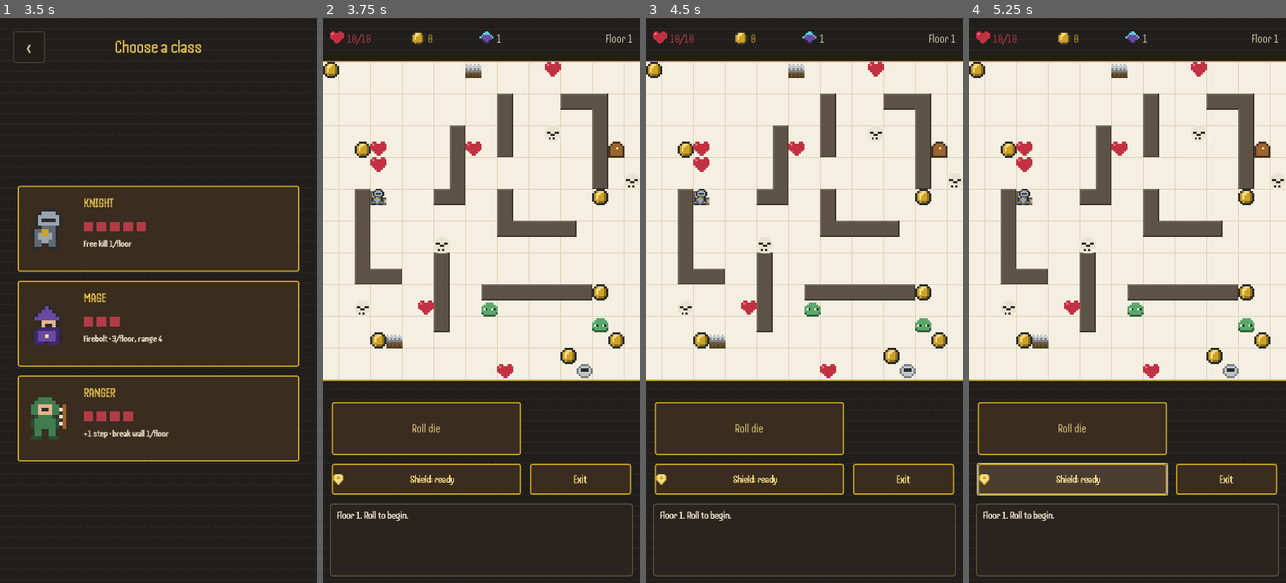
Above: before the commit, frames 1-4 (left to right).
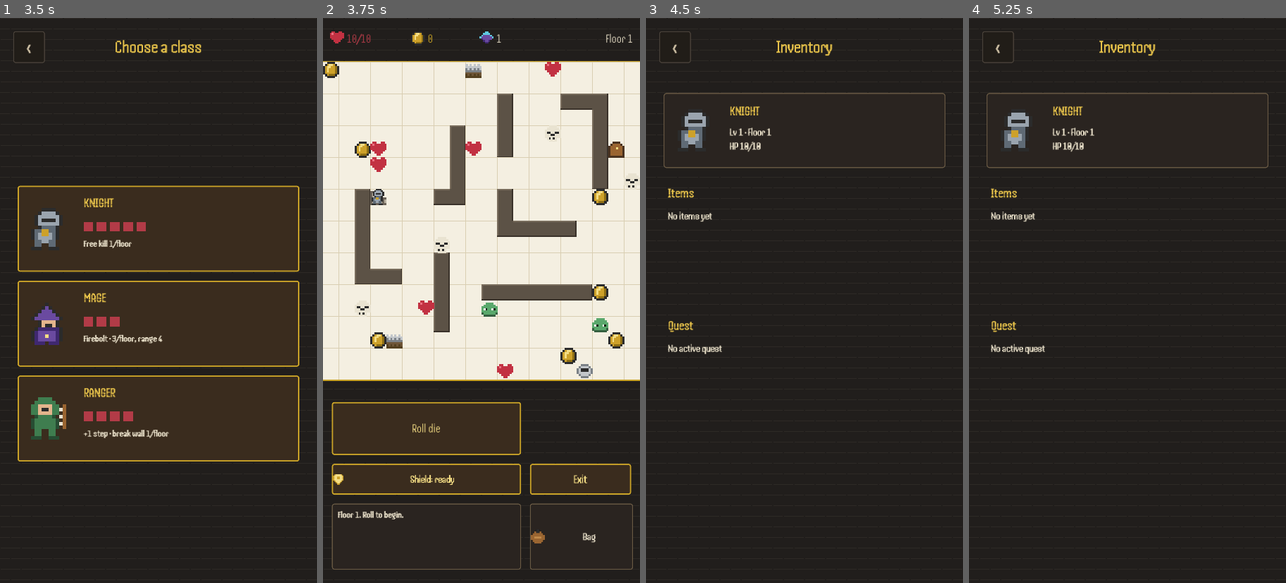
Above: after the commit, the same moments.

Repository: ViliyanSG/paper-dungeon
Game: Godot game, scene res://Main.tscn
Same seed, same stepped clock (60 frames per second), same inputs: the game is played once before the commit and once after it.
Inputs (mouse positions are in pixels of both pictures, inside the frame that each line leads up to):
- Up to frame 1 (3.5 s): click "Play" at 0.5 s; click "+ New game" at 1.25 s; click "‹" at 2 s; click "+ New game" at 2.75 s
- Up to frame 2 (3.75 s): click "KNIGHT" at 3.5 s
- Up to frame 3 (4.5 s): click (905, 537) at 4.25 s, where only the run after the commit has a clickable "Bag"
- Up to frame 4 (5.25 s): click (1073, 481) at 5 s, where only the run before the commit has a clickable "Shield: ready"

Frame 1 is identical in both runs. In frame 2, 0.8% of the frame differs, in the area x 2-98%, y 85-99%; in frame 3, 67%; in frame 4, 68%, in the area x 0-100%, y 2-99%.

Commit message:
Enemies sense within radius 7 and intercept (step onto you to attack, then die; shield absorbs); log panel = button width + Bag/Inventory button; inventory screen (hero, items, quest placeholders)
Co-Authored-By: Claude Opus 4.8 <noreply@anthropic.com>

Diff:
--- a/main.gd
+++ b/main.gd
@@ -57,6 +57,7 @@
 	"shield": [".gyyyyg.", "gyyyyyyg", "gyyggyyg", "gyyggyyg", "gyyyyyyg", ".gyyyyg.", "..gyyg..", "...gg..."],
 	"fire": ["...y....", "...yy...", "..yFy...", "..yFFy..", ".yFFRFy.", ".yFRRFy.", ".FFRRFF.", "..FFFF.."],
 	"pick": ["m......m", ".m....m.", "..mmmm..", "...MM...", "...ww...", "...ww...", "...ww...", "...ww..."],
+	"bag": ["...KK...", "..wKKw..", ".wwwwww.", "wwwwwwww", "wwCCCCww", "wwwwwwww", ".wwwwww.", "..wwww.."],
 }
 var SPRITE_PAL := {
 	"K": Color8(43, 43, 43), "g": Color8(205, 161, 42), "y": Color8(244, 221, 132),
@@ -72,6 +73,7 @@
 	"v": Color8(106, 74, 160), "V": Color8(63, 40, 112),
 	"J": Color8(63, 125, 79), "j": Color8(39, 77, 51),
 	"F": Color8(232, 134, 58), "R": Color8(176, 48, 31), "c": Color8(94, 200, 224),
+	"C": Color8(192, 138, 74),
 }
 
 # ---- Localization (en, bg, fr, de) ----
@@ -92,6 +94,12 @@
 	"cls_ranger_desc": ["+1 step · break wall 1/floor", "+1 стъпка · чупи стена 1/етаж", "+1 pas · casse mur 1/étage", "+1 Schritt · Wand 1/Ebene"],
 	"ui_roll": ["Roll die", "Хвърли зар", "Lancer le dé", "Würfeln"],
 	"ui_enemies": ["Enemies move", "Враговете мърдат", "Ennemis bougent", "Gegner ziehen"],
+	"ui_bag": ["Bag", "Раница", "Sac", "Tasche"],
+	"ui_inventory": ["Inventory", "Инвентар", "Inventaire", "Inventar"],
+	"ui_items": ["Items", "Предмети", "Objets", "Gegenstände"],
+	"ui_quest": ["Quest", "Куест", "Quête", "Quest"],
+	"inv_no_items": ["No items yet", "Още няма предмети", "Aucun objet", "Keine Gegenstände"],
+	"inv_no_quest": ["No active quest", "Няма активен куест", "Aucune quête", "Kein Auftrag"],
 	"ui_you_died": ["YOU DIED", "ЗАГИНА", "VOUS ÊTES MORT", "GESTORBEN"],
 	"ui_restart": ["Restart from Floor 1", "Отначало (Етаж 1)", "Recommencer (Étage 1)", "Neustart (Ebene 1)"],
 	"death_reached": ["Reached Floor %d · %d GP", "Стигна Етаж %d · %d GP", "Étage %d atteint · %d GP", "Ebene %d erreicht · %d GP"],
@@ -132,7 +140,7 @@
 	"dir_ul": ["up-left", "горе-ляво", "haut-gauche", "oben-links"],
 }
 
-enum S { MENU, SLOTS, CLASS, SETTINGS, PLAYING }
+enum S { MENU, SLOTS, CLASS, SETTINGS, PLAYING, INVENTORY }
 
 # ---- Game state ----
 var state := S.MENU
@@ -213,6 +221,17 @@
 var death_summary: Label
 var death_restart_btn: Button
 var death_hint: Label
+# inventory
+var inv_btn: Button
+var inventory_ui: Control
+var inv_title: Label
+var inv_hero_sprite: TextureRect
+var inv_hero_name: Label
+var inv_hero_stats: Label
+var inv_items_title: Label
+var inv_items_label: Label
+var inv_quest_title: Label
+var inv_quest_label: Label
 # slot card pieces
 var slot_sprites: Array = []
 var slot_names: Array = []
@@ -318,8 +337,8 @@
 	ability_button.visible = false
 
 	var lpanel := Panel.new()
-	lpanel.position = Vector2(16, 1100)
-	lpanel.size = Vector2(688, 165)
+	lpanel.position = Vector2(20, 1100)
+	lpanel.size = Vector2(430, 150)
 	var lsb := StyleBoxFlat.new()
 	lsb.bg_color = Color8(42, 36, 32)
 	lsb.set_border_width_all(2)
@@ -327,9 +346,14 @@
 	lsb.set_corner_radius_all(6)
 	lpanel.add_theme_stylebox_override("panel", lsb)
 	game_ui.add_child(lpanel)
-	log_label = _make_label(lpanel, Vector2(16, 12), Vector2(656, 140), 24, C_CREAM)
+	log_label = _make_label(lpanel, Vector2(14, 12), Vector2(402, 126), 22, C_CREAM)
 	log_label.vertical_alignment = VERTICAL_ALIGNMENT_TOP
 	log_label.autowrap_mode = TextServer.AUTOWRAP_WORD_SMART
+
+	inv_btn = _make_button(game_ui, "", Vector2(470, 1100), Vector2(234, 150), "secondary")
+	inv_btn.icon = _sprite_texture("bag", 4)
+	inv_btn.add_theme_font_size_override("font_size", 24)
+	inv_btn.pressed.connect(_show_inventory)
 
 	# ---- Main menu screen ----
 	menu_ui = Control.new()
@@ -496,6 +520,43 @@
 	death_hint = _make_label(dpanel, Vector2(0, 410), Vector2(400, 30), 18, C_MUTED)
 	death_hint.horizontal_alignment = HORIZONTAL_ALIGNMENT_CENTER
 
+	# ---- Inventory screen ----
+	inventory_ui = Control.new()
+	inventory_ui.set_anchors_preset(Control.PRESET_FULL_RECT)
+	inventory_ui.mouse_filter = Control.MOUSE_FILTER_IGNORE
+	inventory_ui.theme = ui_theme
+	layer.add_child(inventory_ui)
+	var iback := _make_button(inventory_ui, "‹", Vector2(30, 30), Vector2(72, 72), "tertiary")
+	iback.add_theme_font_size_override("font_size", 48)
+	iback.pressed.connect(func(): _sfx("button"); _show_game())
+	inv_title = _make_label(inventory_ui, Vector2(60, 42), Vector2(600, 70), 40, C_ACCENT)
+	inv_title.horizontal_alignment = HORIZONTAL_ALIGNMENT_CENTER
+	var hcard := Panel.new()
+	hcard.position = Vector2(40, 170)
+	hcard.size = Vector2(640, 170)
+	var hsb := StyleBoxFlat.new()
+	hsb.bg_color = Color8(42, 36, 32)
+	hsb.set_border_width_all(2)
+	hsb.border_color = Color8(106, 90, 68)
+	hsb.set_corner_radius_all(6)
+	hcard.add_theme_stylebox_override("panel", hsb)
+	inventory_ui.add_child(hcard)
+	inv_hero_sprite = TextureRect.new()
+	inv_hero_sprite.position = Vector2(24, 37)
+	inv_hero_sprite.texture_filter = CanvasItem.TEXTURE_FILTER_NEAREST
+	inv_hero_sprite.mouse_filter = Control.MOUSE_FILTER_IGNORE
+	hcard.add_child(inv_hero_sprite)
+	inv_hero_name = _make_label(hcard, Vector2(150, 24), Vector2(460, 44), 30, C_ACCENT)
+	inv_hero_stats = _make_label(hcard, Vector2(150, 74), Vector2(470, 90), 24, C_CREAM)
+	inv_items_title = _make_label(inventory_ui, Vector2(50, 380), Vector2(620, 44), 30, C_ACCENT)
+	inv_items_label = _make_label(inventory_ui, Vector2(50, 434), Vector2(620, 220), 24, C_CREAM)
+	inv_items_label.autowrap_mode = TextServer.AUTOWRAP_WORD_SMART
+	inv_items_label.vertical_alignment = VERTICAL_ALIGNMENT_TOP
+	inv_quest_title = _make_label(inventory_ui, Vector2(50, 680), Vector2(620, 44), 30, C_ACCENT)
+	inv_quest_label = _make_label(inventory_ui, Vector2(50, 734), Vector2(620, 160), 24, C_CREAM)
+	inv_quest_label.autowrap_mode = TextServer.AUTOWRAP_WORD_SMART
+	inv_quest_label.vertical_alignment = VERTICAL_ALIGNMENT_TOP
+
 
 func _make_label(parent: Control, pos: Vector2, sz: Vector2, font_size: int, color: Color) -> Label:
 	var l := Label.new()
@@ -598,6 +659,7 @@
 	slots_ui.visible = (s == S.SLOTS)
 	class_ui.visible = (s == S.CLASS)
 	settings_ui.visible = (s == S.SETTINGS)
+	inventory_ui.visible = (s == S.INVENTORY)
 	game_ui.visible = (s == S.PLAYING)
 	queue_redraw()
 
@@ -621,6 +683,16 @@
 
 func _show_game() -> void:
 	_set_screen(S.PLAYING)
+
+
+func _show_inventory() -> void:
+	_sfx("button")
+	inv_hero_sprite.texture = _sprite_texture(hero_class, 8)
+	inv_hero_name.text = t("cls_%s_name" % hero_class)
+	inv_hero_stats.text = ("Lv %d · " % hero_level) + (t("hud_level") % level) + ("\nHP %d/%d" % [player.hp, player.max_hp])
+	inv_items_label.text = t("inv_no_items")
+	inv_quest_label.text = t("inv_no_quest")
+	_set_screen(S.INVENTORY)
 
 
 # =====================================================================
@@ -656,6 +728,10 @@
 	death_title.text = t("ui_you_died")
 	death_restart_btn.text = t("ui_restart")
 	death_hint.text = t("death_hint")
+	inv_btn.text = t("ui_bag")
+	inv_title.text = t("ui_inventory")
+	inv_items_title.text = t("ui_items")
+	inv_quest_title.text = t("ui_quest")
 	var classes := ["knight", "mage", "ranger"]
 	for i in 3:
 		class_name_labels[i].text = t("cls_%s_name" % classes[i])
@@ -1541,7 +1617,8 @@
 			msg += t("log_hp") % hd
 		add_log(msg)
 		_enemy_phase()          # enemies move immediately after your move
-		roll_button.disabled = false
+		if not game_over:
+			roll_button.disabled = false
 	_update_roll_label()
 	queue_redraw()
 
@@ -1579,6 +1656,8 @@
 # Returns true if the player died and the floor restarted.
 func _enemy_phase() -> void:
 	for e in entities:
+		if game_over:
+			break
 		if e.alive and e.type == "enemy":
 			_step_enemy(e)
 	update_hud()
@@ -1587,15 +1666,17 @@
 func _step_enemy(e: Dictionary) -> void:
 	e.prev = e.pos    # remember where it moved from (for the last-move indicator)
 	var dist := maxi(absi(e.pos.x - player.pos.x), absi(e.pos.y - player.pos.y))
-	# gather valid neighbour cells (never onto the player, walls or other enemies)
+	var chase := dist <= 7
 	var candidates: Array = []
 	for d in ORTHO_DIRS + DIAG_DIRS:
 		var tgt: Vector2i = e.pos + d
-		if tgt == player.pos:
-			continue
 		if tgt.x < 0 or tgt.y < 0 or tgt.x >= COLS or tgt.y >= ROWS:
 			continue
 		if is_wall(tgt):
+			continue
+		if tgt == player.pos:
+			if chase:
+				candidates.append(tgt)   # intercept: may step onto you to attack
 			continue
 		var occ = entity_at(tgt)
 		if occ != null and occ.type == "enemy":
@@ -1603,8 +1684,8 @@
 		candidates.append(tgt)
 	if candidates.is_empty():
 		return
-	if dist <= 4:
-		# chase: move to the valid neighbour closest to the player (circles around it)
+	if chase:
+		# move to the valid cell closest to the player (may be your own cell = attack)
 		var best: Vector2i = candidates[0]
 		var bestd := maxi(absi(best.x - player.pos.x), absi(best.y - player.pos.y))
 		for c in candidates:
@@ -1612,9 +1693,24 @@
 			if cd < bestd:
 				bestd = cd
 				best = c
-		e.pos = best
+		if best == player.pos:
+			_enemy_attack(e)
+		else:
+			e.pos = best
 	else:
 		e.pos = candidates[randi() % candidates.size()]
+
+
+func _enemy_attack(e: Dictionary) -> void:
+	e.alive = false    # the enemy clashes onto you and dies
+	_sfx("hit")
+	if hero_class == "knight" and knight_shield:
+		knight_shield = false      # shield absorbs the hit first
+		add_log(t("log_shield"))
+		_update_ability_ui()
+	else:
+		player.hp -= 1 + randi() % 6
+		_check_death()
 
 
 
